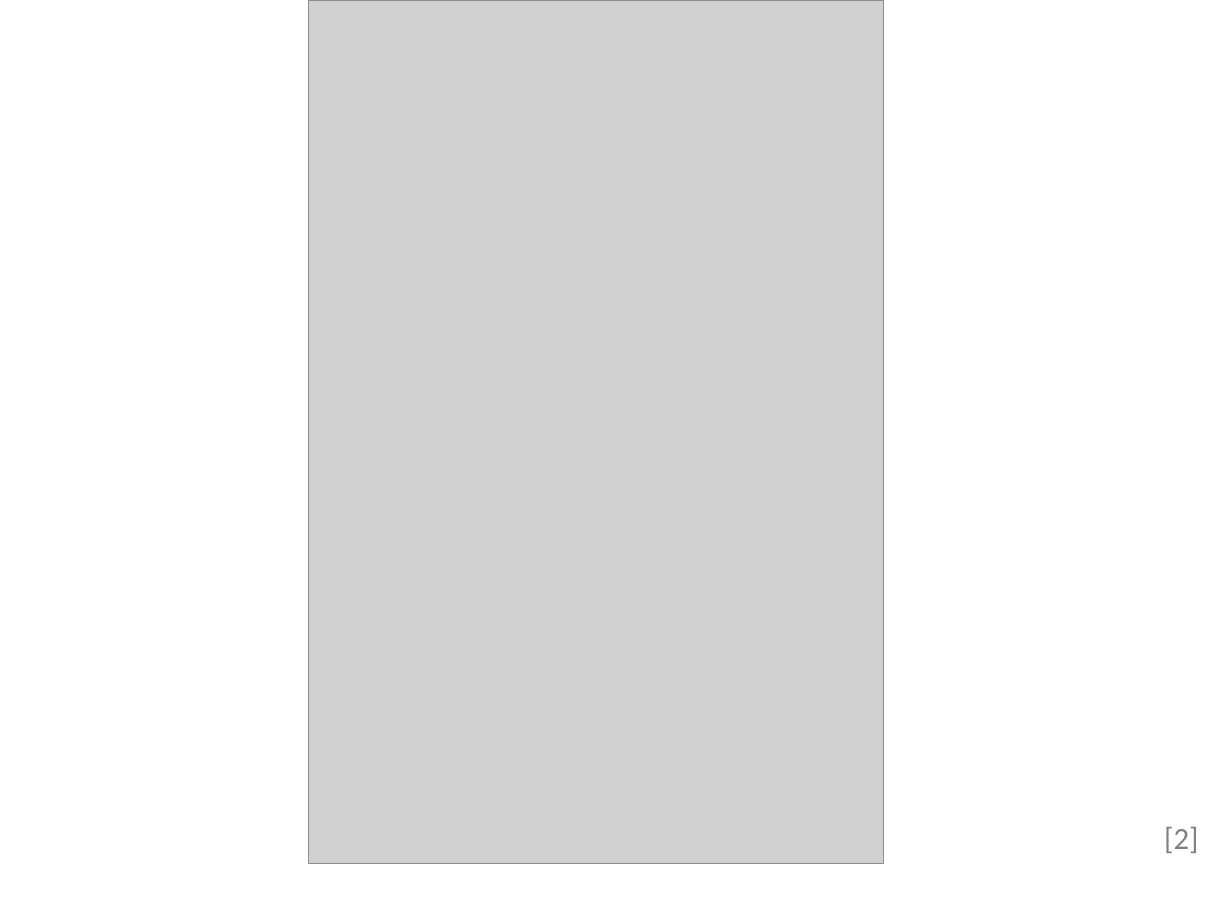
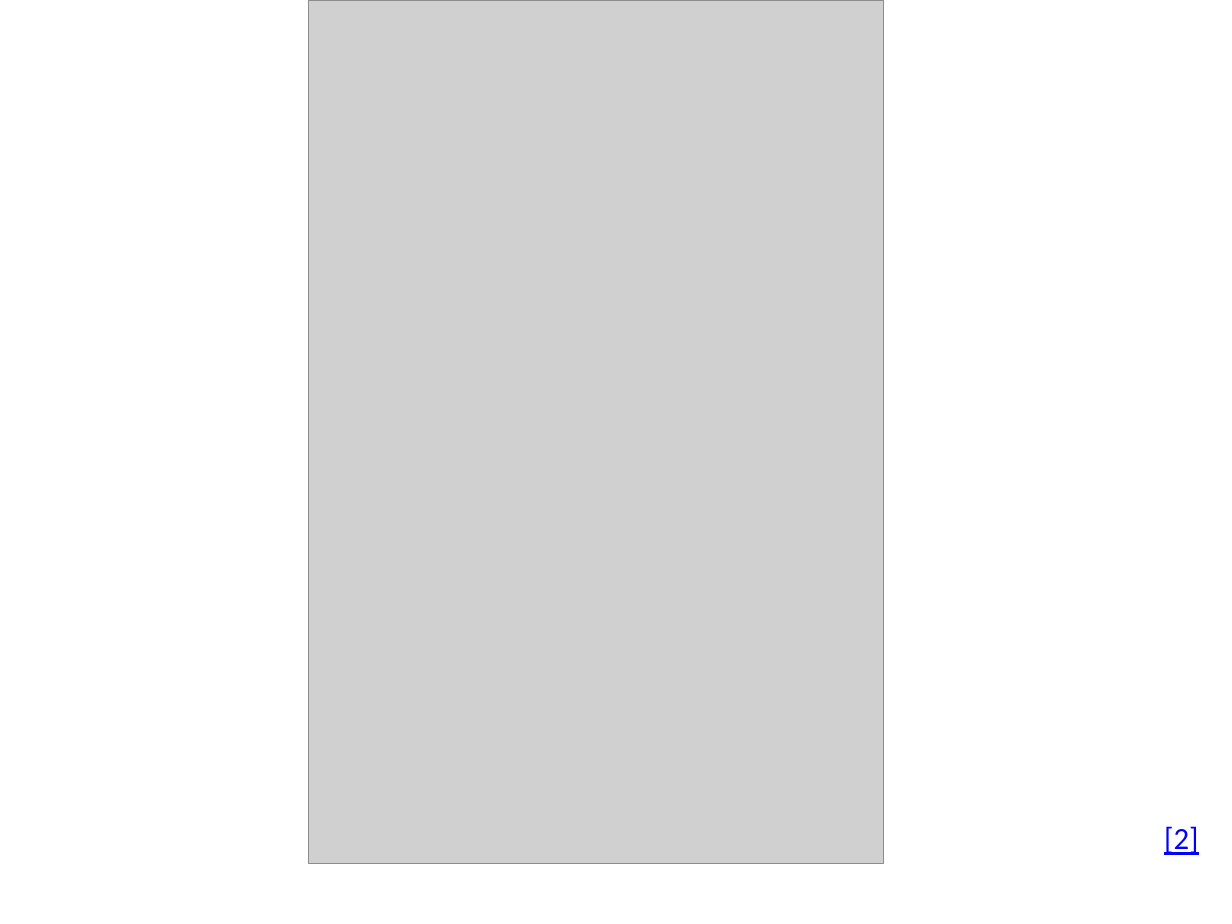
Before and after one commit to klAndersen/IMT4904_Msc_Presentation, a slide deck: slide 5 of IMT4904_Msc_Presentation.pptx. Drawn at 1232x924 pixels with LibreOffice and Linux fonts; fonts in the diff are those of the drawing; grey boxes stand for pictures; background and template pictures are left out. Boxes give left, top, right and bottom in pixels: in the first picture for what was removed or moved away, otherwise in the second. Text is boxed around its words. In the diff, an @@ line names an element or a change of style, - is before the commit and + after.

Commit message:
Hyperlinks and more manuscript text
Added hyperlinks for the slides in the PPT.
Added image from SO of "dummy" words.
Only 2 slides left to write presentational content for + re-writing it.

```diff
--- a/IMT4904_Msc_Presentation.pptx
+++ b/IMT4904_Msc_Presentation.pptx
@@ text "[2]" at bbox=[1164, 826, 1198, 855]: text colour #808080 to #0000FF, underline on @@
```
Also in this commit, not shown: 5 other slides changed, 1 slide added, 4 other files.
